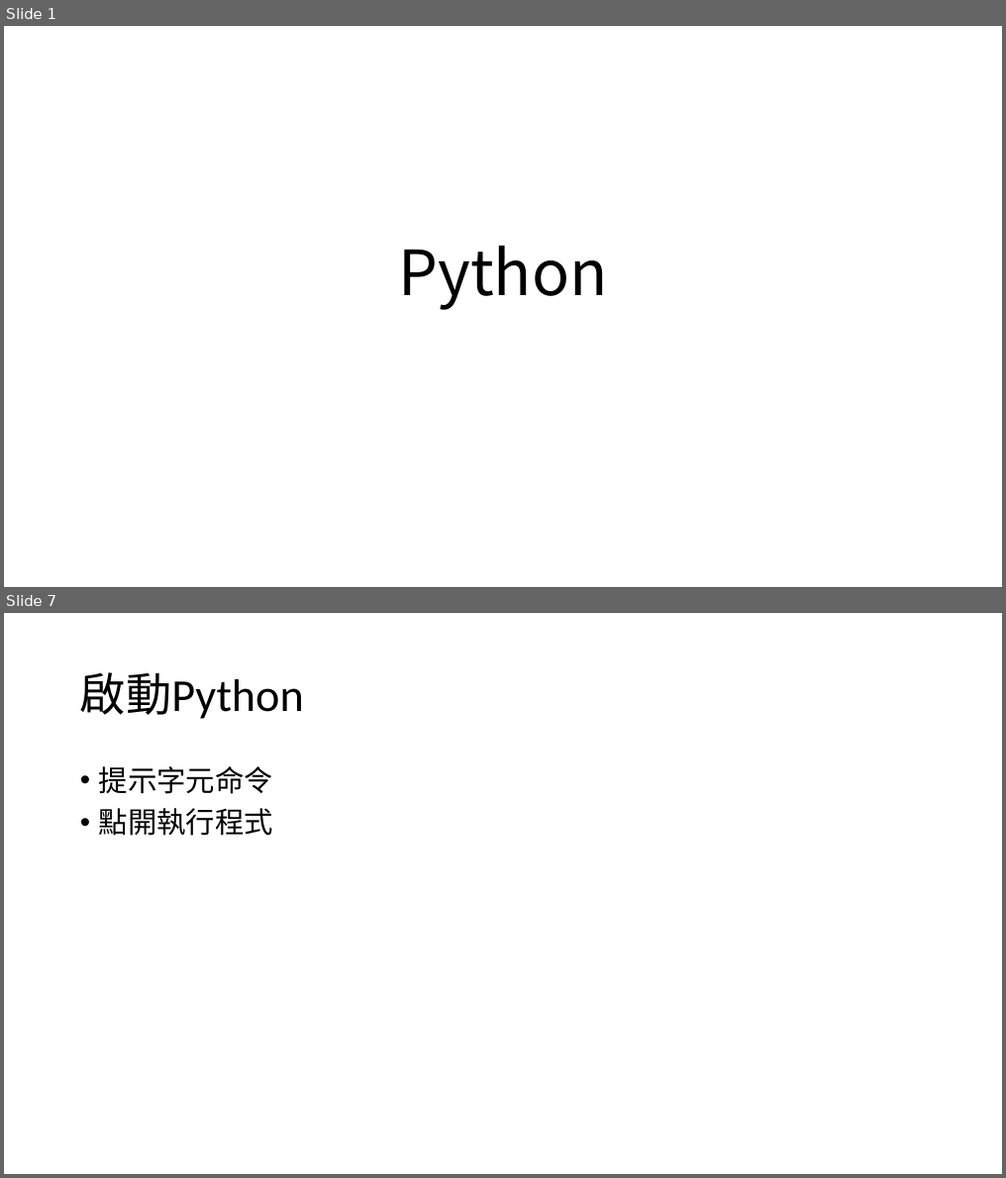
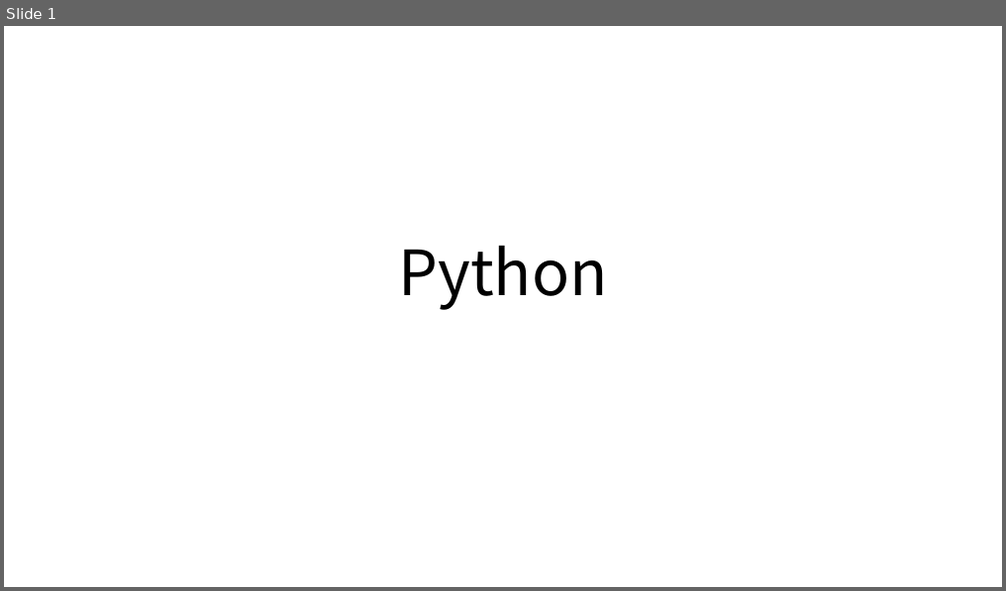
Before and after one commit to timmy61109/Python-Tutorial, a slide deck: Python程式設計入門指南.pptx. Shown one above the other, each under a label of ours: slides 1 and 7 before the commit, slide 1 after it; the slides between them are not shown. The pictures are 1006x1178 and 1006x591 pixels, drawn with LibreOffice and Linux fonts; fonts in the diff are those of the drawing. Boxes give left, top, right and bottom in pixels: in the first picture for what was removed or moved away, otherwise in the second. Text is boxed around its words. In the diff, an @@ line names an element or a change of style, - is before the commit and + after.

```diff
--- a/Python程式設計入門指南.pptx
+++ b/Python程式設計入門指南.pptx
@@ slide 7 removed at <box>4,613,1002,1174</box>, background #FFFFFF @@
@@ title removed at <box>80,672,304,719</box> @@
-啟動Python
@@ text removed at <box>99,766,273,836</box> @@
-• 提示字元命令
-• 點開執行程式
```
Also in this commit, not shown: 2 slides changed, 19 slides added, 10 other slides removed.
